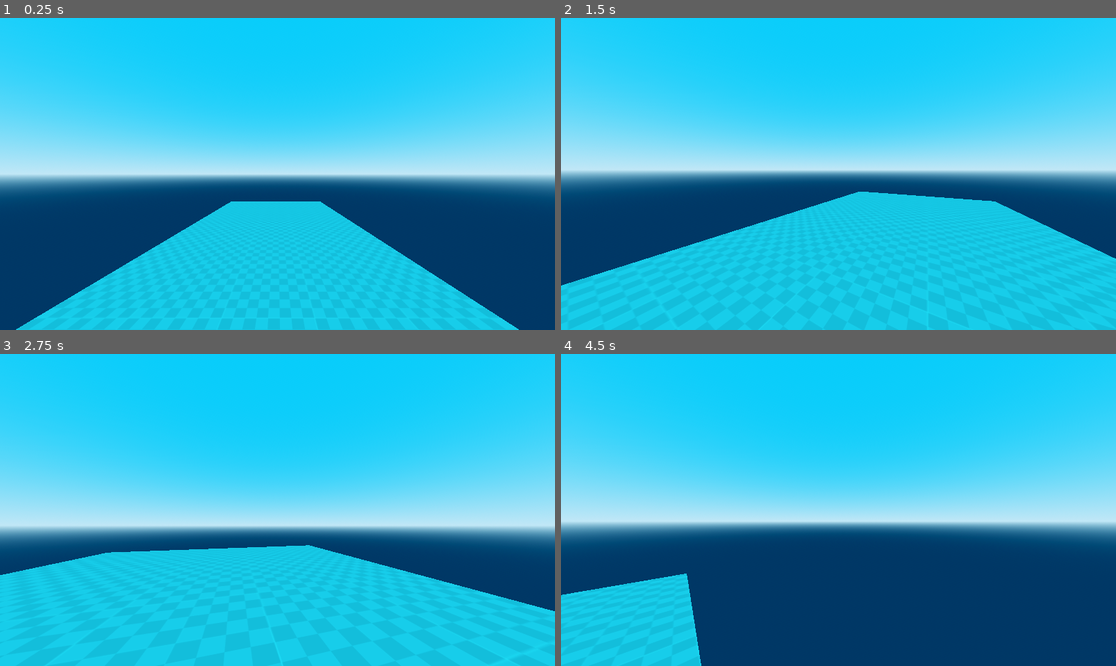
Above: before the commit, frames 1-4 (two rows, left to right).
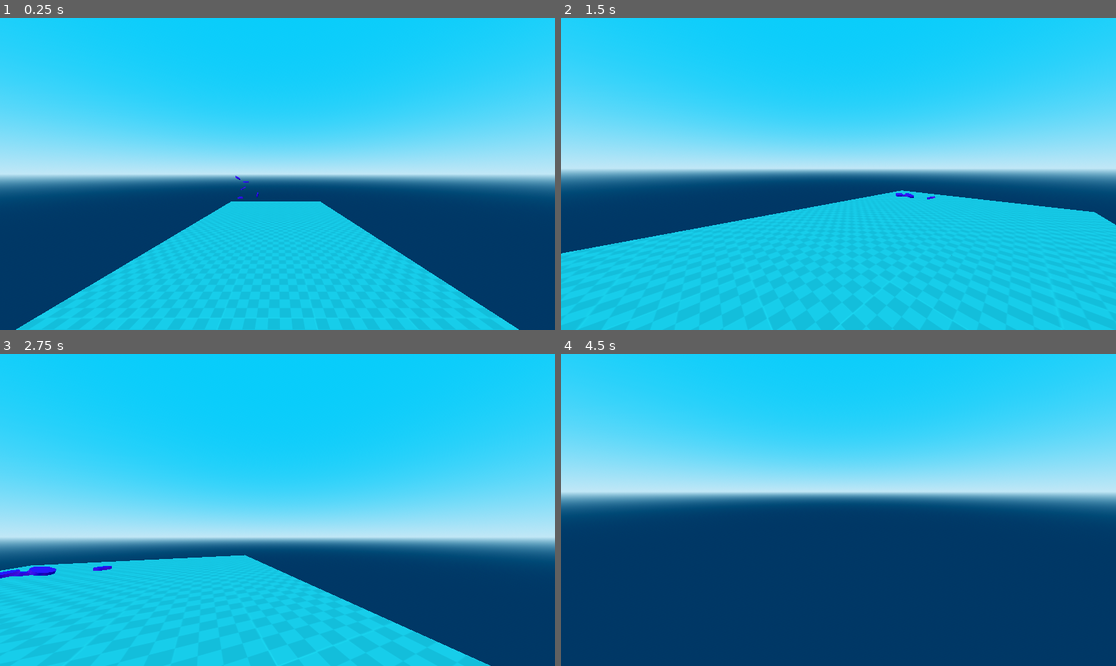
Above: after the commit, the same moments.

Repository: sharkpossum/Hex-Factor
Game: Godot game, scene res://scenes/world/world.tscn
Two runs of this game, one before a commit and one after it. Both use one fixed random seed, a clock stepped at 60 frames per second and the inputs below.
Inputs (mouse positions are in pixels of both pictures, inside the frame that each line leads up to):
- Up to frame 1 (0.25 s): no input
- Up to frame 2 (1.5 s): move the mouse to (866, 174) at 0.52 s; hold W (forward) from 0.53 s (still down); tap E (interact) at 0.6 s; tap Space (jump) at 0.77 s; move the mouse to (810, 174) at 1.27 s; tap C (crouch) at 1.35 s
- Up to frame 3 (2.75 s): keep holding W (forward); tap Space (jump) at 1.52 s; tap E (interact) at 1.55, 2.1 s; move the mouse to (288, 503) at 2.02 s
- Up to frame 4 (4.5 s): keep holding W (forward); move the mouse to (832, 516) at 2.77 s; tap Shift (sprint) at 2.85 s; tap Space (jump) at 3.02, 3.77 s; tap E (interact) at 3.05, 3.6 s; move the mouse to (877, 513) at 3.52 s; tap Tab (inventory, bound only after the commit) at 4.15 s; move the mouse to (794, 506) at 4.27 s; tap C (crouch) at 4.35 s

The runs differ from the first frame. In frame 1, less than 0.1% of the frame differs, in the area x 42-47%, y 50-58%; in frame 2, 5.1%; in frame 3, 24%; in frame 4, 44%, in the area x 0-100%, y 15-100%.

Commit message:
Moved mouse capturing to player interaction state, added player interaction states,

Diff:
--- a/project.godot
+++ b/project.godot
@@ -22,6 +22,11 @@
 [debug]
 
 gdscript/warnings/unused_signal=0
+
+[display]
+
+window/size/viewport_width=1920
+window/size/viewport_height=1080
 
 [input]
 
@@ -70,6 +75,15 @@
 "events": [Object(InputEventKey,"resource_local_to_scene":false,"resource_name":"","device":-1,"window_id":0,"alt_press …(192 unchanged characters)…
 ]
 }
+inventory={
+"deadzone": 0.2,
+"events": [Object(InputEventKey,"resource_local_to_scene":false,"resource_name":"","device":-1,"window_id":0,"alt_pressed":false,"shift_pressed":false,"ctrl_pressed":false,"meta_pressed":false,"pressed":false,"keycode":0,"physical_keycode":4194306,"key_label":0,"unicode":0,"location":0,"echo":false,"script":null)
+]
+}
+
+[layer_names]
+
+3d_physics/layer_3="Interaction"
 
 [rendering]
 
--- /dev/null
+++ b/scenes/items/Item.gd
@@ -0,0 +1,9 @@
+extends Node3D
+class_name Item
+
+# UI
+@export var ui_sprite: Sprite2D
+
+# Stats
+@export var description: String
+@export var weight: int
--- /dev/null
+++ b/scenes/items/resources/Gem.tscn
@@ -0,0 +1,34 @@
+[gd_scene load_steps=6 format=3 uid="uid://boq0v0dgcd6kk"]
+
+[ext_resource type="Script" uid="uid://co7jhh45ebovi" path="res://scenes/items/Item.gd" id="1_sgbi3"]
+[ext_resource type="Script" uid="uid://d0iy1iiim5qqw" path="res://scripts/components/Interactible_Component.gd" id="2_0umgs"]
+
+[sub_resource type="ConvexPolygonShape3D" id="ConvexPolygonShape3D_sgbi3"]
+points = PackedVector3Array(-0.221359, 0.05, -0.0414722, 0.221351, 0.05, 0.0414722, 0.214418, 0.05, 0.0691204, -0.1474, -0.05, -0.191636, -0.0441949, -0.05, 0.235874, 0.235866, -0.05, -0.0441917, 0.0691587, 0.05, -0.214425, -0.0691232, 0.05, 0.214425, -0.221098, -0.05, 0.095818, 0.147346, -0.05, 0.191636, 0.0957664, -0.05, -0.221097, -0.0898806, 0.05, -0.207491, 0.0898729, 0.05, 0.207491, 0.179836, 0.05, -0.138284, -0.179801, 0.05, 0.138327, -0.228486, -0.05, -0.073699, -0.0441949, -0.05, -0.235874, -0.1474, -0.05, 0.191636, 0.22109, -0.05, 0.095818, -0.179801, 0.05, -0.138327, 0.191629, -0.05, -0.147352, 0.179836, 0.05, 0.138284, 0.0441871, -0.05, 0.235874, -0.221359, 0.05, 0.0414722, 0.214418, 0.05, -0.0691204, -0.235874, -0.05, 0.0441917, 0.0414677, 0.05, 0.221359, 0.138278, 0.05, -0.179843, -0.0414755, 0.05, -0.221359, 0.0441871, -0.05, -0.235874, -0.191591, -0.05, -0.147398, -0.138329, 0.05, 0.179843)
+
+[sub_resource type="StandardMaterial3D" id="StandardMaterial3D_sgbi3"]
+albedo_color = Color(0.921569, 0, 1, 1)
+
+[sub_resource type="CylinderMesh" id="CylinderMesh_sgbi3"]
+material = SubResource("StandardMaterial3D_sgbi3")
+top_radius = 0.25
+bottom_radius = 0.25
+height = 0.1
+
+[node name="Gem" type="Node3D"]
+script = ExtResource("1_sgbi3")
+
+[node name="RigidBody3D" type="RigidBody3D" parent="."]
+collision_layer = 7
+collision_mask = 7
+
+[node name="CollisionShape3D" type="CollisionShape3D" parent="RigidBody3D"]
+shape = SubResource("ConvexPolygonShape3D_sgbi3")
+
+[node name="MeshInstance3D" type="MeshInstance3D" parent="RigidBody3D"]
+mesh = SubResource("CylinderMesh_sgbi3")
+skeleton = NodePath("../..")
+
+[node name="Interactible_Component" type="Node" parent="."]
+script = ExtResource("2_0umgs")
+metadata/_custom_type_script = "uid://d0iy1iiim5qqw"
--- a/scenes/player/Player_Stats.tres
+++ /dev/null
@@ -1,10 +0,0 @@
-[gd_resource type="Resource" script_class="Player_Stats" load_steps=2 format=3 uid="uid://e5kokaakjgxw"]
-
-[ext_resource type="Script" uid="uid://b7gd5fncajrhf" path="res://scripts/Player_Stats.gd" id="1_a7dbm"]
-
-[resource]
-script = ExtResource("1_a7dbm")
-SPEED = 5.0
-WALK_SPEED = 5.0
-SPRINT_SPEED = 8.0
-metadata/_custom_type_script = "uid://b7gd5fncajrhf"
--- a/scenes/player/player.gd
+++ b/scenes/player/player.gd
@@ -3,6 +3,5 @@
 signal State_Parent_Ready
 
 func _ready():
-	Input.mouse_mode = Input.MOUSE_MODE_CAPTURED
 	emit_signal("State_Parent_Ready")
 	pass
--- a/scenes/player/player.tscn
+++ b/scenes/player/player.tscn
@@ -1,17 +1,24 @@
-[gd_scene load_steps=10 format=3 uid="uid://df4cptti61gjf"]
+[gd_scene load_steps=14 format=3 uid="uid://df4cptti61gjf"]
 
 [ext_resource type="Script" uid="uid://c6ookd8igxpbd" path="res://scenes/player/player.gd" id="1_8afob"]
 [ext_resource type="Script" uid="uid://d0gqgbr6j57ku" path="res://scenes/player/head.gd" id="2_0owmy"]
 [ext_resource type="Script" uid="uid://g3oyeat67n0i" path="res://scripts/states/State_Machine.gd" id="3_gmlin"]
 [ext_resource type="Script" uid="uid://b7gd5fncajrhf" path="res://scripts/Player_Stats.gd" id="4_lvxji"]
 [ext_resource type="Script" uid="uid://blm1er027g3ae" path="res://scenes/player/states/movement/Walking.gd" id="4_p47bc"]
+[ext_resource type="Resource" uid="uid://c0ajcrf01ge0x" path="res://scenes/player/states/resources/player_config.tres" id="5_je7p5"]
 [ext_resource type="Script" uid="uid://3uouxr0i3o4g" path="res://scenes/player/states/movement/Sprinting.gd" id="5_p47bc"]
 [ext_resource type="Script" uid="uid://df6uony5jsrkw" path="res://scenes/player/states/movement/Crouching.gd" id="6_75vfm"]
+[ext_resource type="Script" uid="uid://bwyryc1isr0m5" path="res://scenes/player/states/interaction/Neutral.gd" id="9_5gtgg"]
+[ext_resource type="Script" uid="uid://cocnkjd2dqw2i" path="res://scenes/player/states/interaction/In_Inventory.gd" id="10_h17s1"]
 
 [sub_resource type="CapsuleMesh" id="CapsuleMesh_x7p2l"]
 
 [sub_resource type="ConvexPolygonShape3D" id="ConvexPolygonShape3D_8afob"]
 points = PackedVector3Array(-0.125207, -0.532801, -0.480507, 0.0227831, 0.47607, 0.498884, 0.169713, 0.559144, 0.464172 …(924 unchanged characters)…
+
+[sub_resource type="CylinderShape3D" id="CylinderShape3D_h17s1"]
+height = 3.0
+radius = 0.25
 
 [node name="Player" type="Node3D"]
 script = ExtResource("1_8afob")
@@ -53,6 +60,7 @@
 [node name="PlayerStats" type="Node" parent="."]
 unique_name_in_owner = true
 script = ExtResource("4_lvxji")
+CONFIG = ExtResource("5_je7p5")
 
 [node name="MovementState" type="Node" parent="." node_paths=PackedStringArray("initial_state")]
 script = ExtResource("3_gmlin")
@@ -60,15 +68,35 @@
 
 [node name="Walking" type="Node" parent="MovementState"]
 script = ExtResource("4_p47bc")
-state_speed = 3.0
 
 [node name="Sprinting" type="Node" parent="MovementState"]
 script = ExtResource("5_p47bc")
-state_speed = 6.0
+state_speed = 8.0
 state_height = 0.7
 
 [node name="Crouching" type="Node" parent="MovementState"]
 script = ExtResource("6_75vfm")
-state_height = 0.25
+state_speed = 3.0
+state_height = 0.3
 
-[node name="InteractState" type="Node" parent="."]
+[node name="InteractingState" type="Node" parent="." node_paths=PackedStringArray("initial_state")]
+script = ExtResource("3_gmlin")
+initial_state = NodePath("Neutral")
+
+[node name="Neutral" type="Node" parent="InteractingState"]
+script = ExtResource("9_5gtgg")
+
+[node name="InteractionArea" type="Area3D" parent="InteractingState/Neutral"]
+unique_name_in_owner = true
+collision_layer = 4
+collision_mask = 4
+
+[node name="CollisionShape3D" type="CollisionShape3D" parent="InteractingState/Neutral/InteractionArea"]
+transform = Transform3D(1, 0, 0, 0, -4.37114e-08, 1, 0, -1, -4.37114e-08, 0, 0, -1.50021)
+shape = SubResource("CylinderShape3D_h17s1")
+
+[node name="In_Inventory" type="Node" parent="InteractingState"]
+script = ExtResource("10_h17s1")
+
+[connection signal="body_entered" from="InteractingState/Neutral/InteractionArea" to="InteractingState/Neutral" method="_on_interaction_area_body_entered"]
+[connection signal="body_exited" from="InteractingState/Neutral/InteractionArea" to="InteractingState/Neutral" method="_on_interaction_area_body_exited"]
--- /dev/null
+++ b/scenes/player/states/interaction/In_Inventory.gd
@@ -0,0 +1,10 @@
+extends Interaction_State
+
+func Enter():
+	Input.mouse_mode = Input.MOUSE_MODE_CONFINED
+	player_stats.CAN_MOVE = false
+	player_stats.CAN_LOOK = false
+
+func Update(delta: float):
+	if Input.is_action_just_pressed("inventory"):
+		Transitioned.emit(self, "neutral")
--- a/scenes/player/states/interaction/Interact_State.gd
+++ /dev/null
@@ -1,6 +0,0 @@
-extends State
-class_name Interact_State
-
-func Interact(delta: float):
-
-	pass
--- /dev/null
+++ b/scenes/player/states/interaction/Interaction_State.gd
@@ -0,0 +1,4 @@
+extends State
+class_name Interaction_State
+
+@onready var player_stats = %PlayerStats
--- /dev/null
+++ b/scenes/player/states/interaction/Neutral.gd
@@ -0,0 +1,38 @@
+extends Interaction_State
+
+@onready var interaction_area: Area3D = %InteractionArea
+@onready var player_camera: Camera3D = %PlayerCamera
+
+var interactibles: Array[Node3D]
+
+func Enter():
+	Input.mouse_mode = Input.MOUSE_MODE_CAPTURED
+	player_stats.CAN_MOVE = true
+	player_stats.CAN_LOOK = true
+	interaction_area.reparent(player_camera, false)
+	interaction_area.monitoring = true
+
+func Exit():
+	interaction_area.reparent(self, false)
+	interaction_area.monitoring = false
+
+func Update(delta: float):
+	if Input.is_action_just_pressed("inventory"):
+		Transitioned.emit(self, "in_inventory")
+
+	# Interacts with the closest interactible to the camera position.
+	if interactibles.size() > 0:
+		if Input.is_action_just_pressed("interact"):
+			var interaction_target = interactibles[0]
+			for i in interactibles:
+				if player_camera.position.distance_to(i.position) < player_camera.position.distance_to(interaction_target.position):
+					interaction_target = i
+			for child in interaction_target.get_children():
+				if child is Interactible_Component:
+					child.interact()
+
+func _on_interaction_area_body_entered(body: Node3D) -> void:
+	interactibles.append(body.get_parent())
+
+func _on_interaction_area_body_exited(body: Node3D) -> void:
+	interactibles.erase(body.get_parent())
--- a/scenes/player/states/movement/Player_Movement_State.gd
+++ b/scenes/player/states/movement/Player_Movement_State.gd
@@ -7,7 +7,7 @@
 @export var state_height = 0.75
 
 var height_progress := 0.0
-var height_adjust_step := 12
+var height_adjust_step := 0.0
 
 @onready var player_body: CharacterBody3D = %PlayerBody
 @onready var player_stats = %PlayerStats
@@ -17,13 +17,11 @@
 
 var player_head_origin := Vector3.ZERO
 
-# Move this into a config global later.
-var MOUSE_SENSITIVITY = 0.003
-
 func Enter():
 	height_progress = 0.0
 
 	player_stats.SPEED = state_speed
+	height_adjust_step = player_stats.SPEED * 4
 	pass
 
 func Update(delta: float):
@@ -54,7 +52,7 @@
 
 	# Set direction basis to head direction.
 	var direction = (player_head.transform.basis * Vector3(input_dir.x, 0, input_dir.y)).normalized()
-	if direction:
+	if direction && player_stats.CAN_MOVE:
 		player_body.velocity.x = direction.x * player_stats.SPEED
 		player_body.velocity.z = direction.z * player_stats.SPEED
 	else:
@@ -65,9 +63,9 @@
 
 # First Person controls
 func _unhandled_input(event: InputEvent) -> void:
-	if event is InputEventMouseMotion:
-		player_head.rotate_y(event.relative.x * -1 * MOUSE_SENSITIVITY)
-		player_camera.rotate_x(event.relative.y * -1 * MOUSE_SENSITIVITY)
-		player_camera.rotation.x = clamp(player_camera.rotation.x, deg_to_rad(-60), deg_to_rad(60))
+	if event is InputEventMouseMotion && player_stats.CAN_LOOK:
+		player_head.rotate_y(event.relative.x * -1 * player_stats.CONFIG.MOUSE_SENSITIVITY)
+		player_camera.rotate_x(event.relative.y * -1 * player_stats.CONFIG.MOUSE_SENSITIVITY)
+		player_camera.rotation.x = clamp(player_camera.rotation.x, deg_to_rad(-80), deg_to_rad(80))
 		pass
 	pass
--- a/scenes/world/world.tscn
+++ b/scenes/world/world.tscn
@@ -1,7 +1,8 @@
-[gd_scene load_steps=6 format=3 uid="uid://biicte2rtj84x"]
+[gd_scene load_steps=7 format=3 uid="uid://biicte2rtj84x"]
 
 [ext_resource type="PackedScene" uid="uid://bbl2c3uys5gai" path="res://scenes/world/white_halls/white_hall_floor.tscn" id="1_dphjl"]
 [ext_resource type="PackedScene" uid="uid://df4cptti61gjf" path="res://scenes/player/player.tscn" id="1_sl2e5"]
+[ext_resource type="PackedScene" uid="uid://boq0v0dgcd6kk" path="res://scenes/items/resources/Gem.tscn" id="3_1fp7r"]
 
 [sub_resource type="ProceduralSkyMaterial" id="ProceduralSkyMaterial_4rhad"]
 sky_top_color = Color(0.0449246, 0.481718, 0.688232, 1)
@@ -33,3 +34,20 @@
 
 [node name="WhiteHallFloor3" parent="World" instance=ExtResource("1_dphjl")]
 transform = Transform3D(1, 0, 0, 0, 1, 0, 0, 0, 1, 0, 0, 10)
+
+[node name="Items" type="Node" parent="."]
+
+[node name="Gem" parent="Items" instance=ExtResource("3_1fp7r")]
+transform = Transform3D(1, 0, 0, 0, 1, 0, 0, 0, 1, -8.25328, 1.27395, -7.07284)
+
+[node name="Gem2" parent="Items" instance=ExtResource("3_1fp7r")]
+transform = Transform3D(-0.247371, 0.968921, 0, -0.968921, -0.247371, 0, 0, 0, 1, -6.64756, 1.55638, -7.07284)
+
+[node name="Gem3" parent="Items" instance=ExtResource("3_1fp7r")]
+transform = Transform3D(0.868043, -0.49649, 0.000139987, 0.49649, 0.868042, -0.000316639, 3.56761e-05, 0.00034436, 1, -7.96239, 2.14551, -7.07284)
+
+[node name="Gem4" parent="Items" instance=ExtResource("3_1fp7r")]
+transform = Transform3D(1, 0, 0, 0, 1, 0, 0, 0, 1, -7.67691, 2.7364, -6.80781)
+
+[node name="Gem5" parent="Items" instance=ExtResource("3_1fp7r")]
+transform = Transform3D(0.570037, 0.54426, -0.615499, -0.370348, 0.838917, 0.398826, 0.733417, 0.000602956, 0.679779, -8.40394, 3.11936, -6.80781)
--- a/scripts/Player_Stats.gd
+++ b/scripts/Player_Stats.gd
@@ -5,4 +5,7 @@
 @export var SPEED = 5.0
 @export var HEIGHT = 0.75
 @export var JUMP_VELOCITY = 4.5
-@export var TOGGLE_SPRINT : bool = true
+@export var CAN_MOVE: bool = true
+@export var CAN_LOOK: bool = true
+
+@export var CONFIG: Player_Config;
--- /dev/null
+++ b/scripts/components/Interactible_Component.gd
@@ -0,0 +1,7 @@
+extends Node
+
+class_name Interactible_Component
+
+func interact():
+	get_parent().queue_free()
+	pass
Not shown, added: scenes/items/Item.gd.uid
Not shown, added: scenes/player/states/interaction/In_Inventory.gd.uid
Renamed: scenes/player/states/interaction/Interact_State.gd.uid -> scenes/player/states/interaction/Interaction_State.gd.uid
Not shown, added: scenes/player/states/interaction/Neutral.gd.uid
Renamed: scenes/player/player_config.tres -> scenes/player/states/resources/player_config.tres
Not shown, added: scripts/components/Interactible_Component.gd.uid
